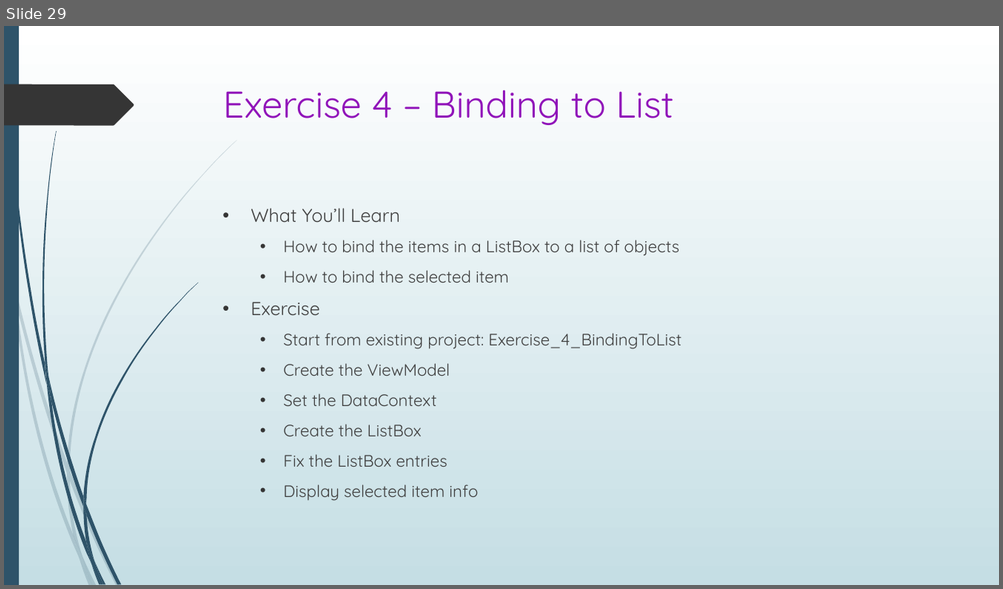
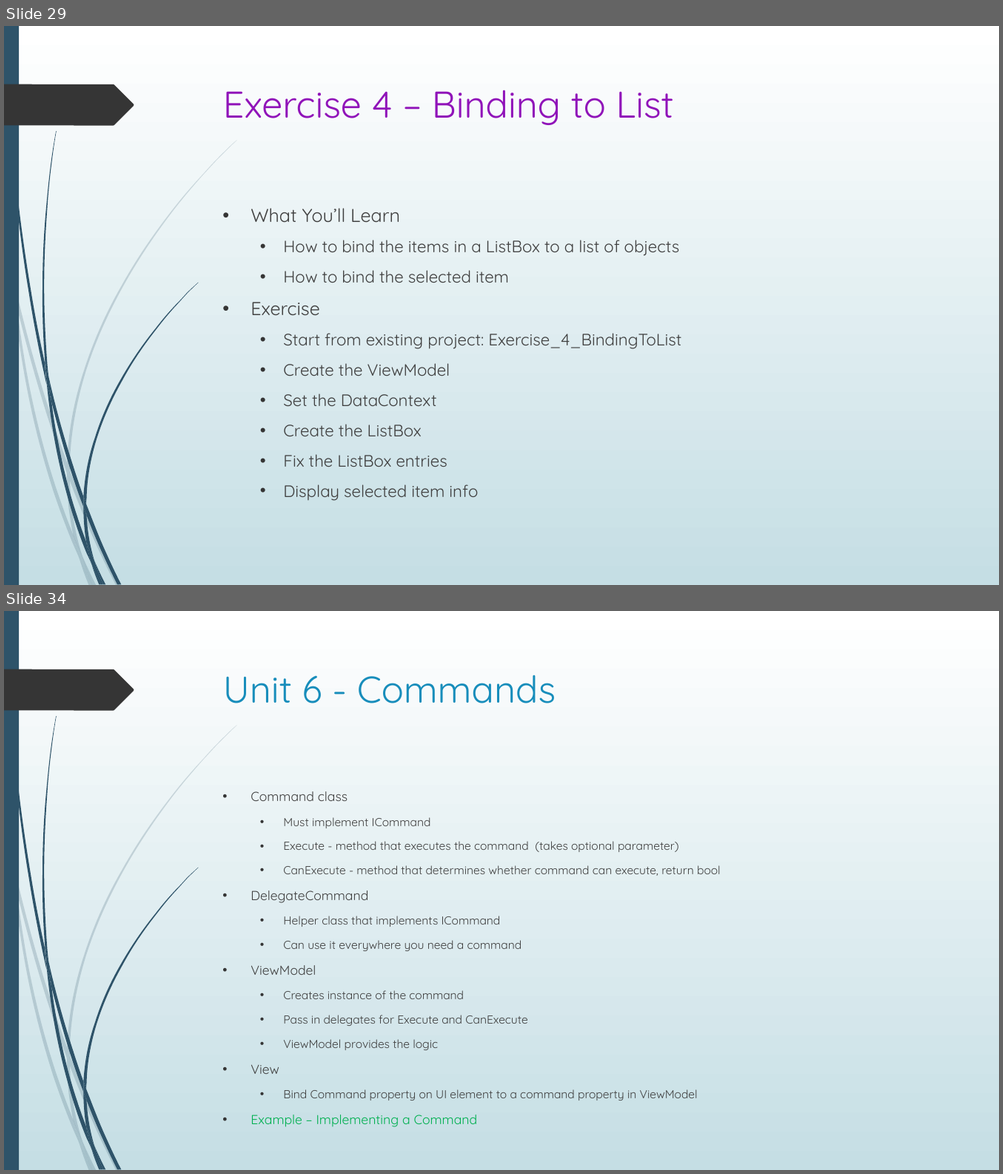
Before and after one commit to seanpsexton/wpf-workshop-solutions, a slide deck: WPF-Workshop-Sexton-Oct2023.pptx. Shown one above the other, each under a label of ours: slide 29 before the commit, slides 29 and 34 after it; the slides between them are not shown. The pictures are 1003x589 and 1003x1174 pixels, drawn with LibreOffice and Linux fonts; fonts in the diff are those of the drawing. Boxes give left, top, right and bottom in pixels: in the first picture for what was removed or moved away, otherwise in the second. Text is boxed around its words. In the diff, an @@ line names an element or a change of style, - is before the commit and + after.

Commit message:
Add unit 6 content

```diff
--- a/WPF-Workshop-Sexton-Oct2023.pptx
+++ b/WPF-Workshop-Sexton-Oct2023.pptx
@@ slide 34 added at (4, 611, 999, 1170), background gradient #FFFFFF to #C5DEE5; not listed: 24 template elements that a slide beside it also shows @@
@@ title added at (223, 675, 555, 703), 36 pt, text #178DBB @@
+Unit 6 - Commands
@@ text added at (250, 792, 720, 1101), 11.2 pt, text #404040 @@
+• Command class
+  • Must implement ICommand
+  • Execute - method that executes the command (takes optional parameter)
+  • CanExecute - method that determines whether command can execute, return bool
+• DelegateCommand
+  • Helper class that implements ICommand
+  • Can use it everywhere you need a command
+• ViewModel
+  • Creates instance of the command
+  • Pass in delegates for Execute and CanExecute
+  • ViewModel provides the logic
+• View
+  • Bind Command property on UI element to a command property in ViewModel
+• Example – Implementing a Command
```
Also in this commit, not shown: 5 other slides added, 1 other file.
